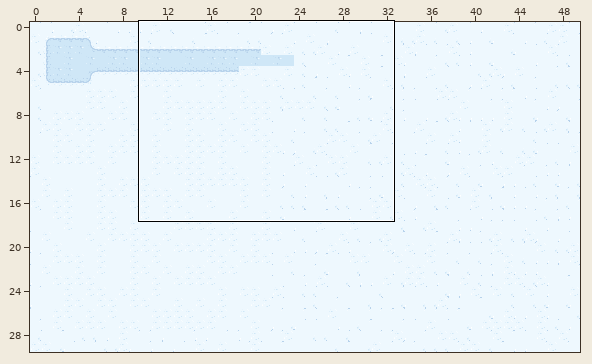
Level history. Tiled map (JSON): src/renderer/public/tiled/map_3.json. The first picture is a wide view before the edit; the outline marks the close-up.
Close-up. As it was:
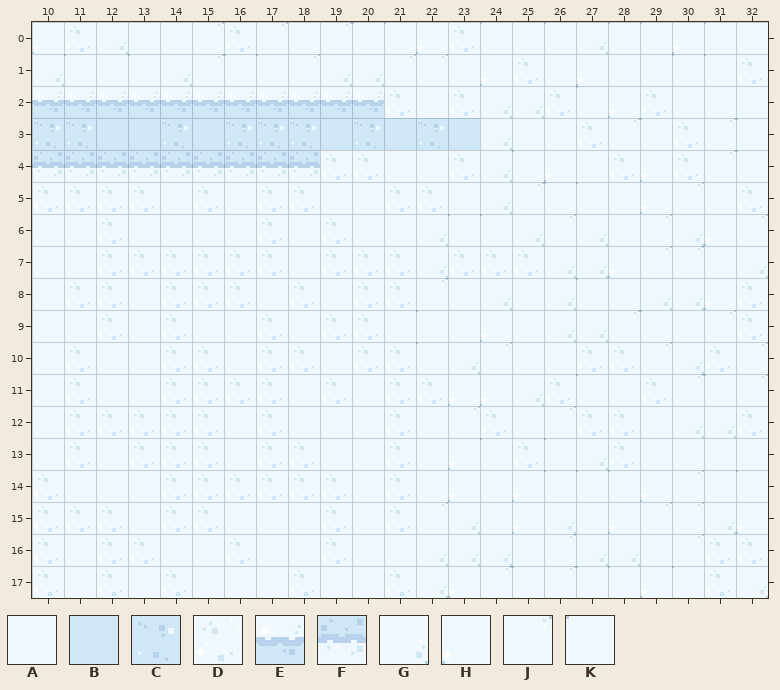
Cells are 16x16 px. Shown: x 10..32, y 0..17.
Key: from "tiny_ski": A 0, B 2, C 3, D 5, E 6, F 7, G 13, H 16, J 49, K 52.
_ is an empty cell.
Layers that did not change in this view are not listed.
Layer "bg" before, first column x 10:
 0 HDGAAJDJAJKKHDKAKGKKHKA
 1 GKAKGJKKJGGJJAHDAHAAKKD
 2 EEEEEEEEEEEDADGGDKHDAAA
 3 CCBBCBCCCBCBCBGAADJKDJK
 4 FFFFFFFFFDDAADGKHADHDJK
 5 DDDDADADDAADDAGJKKAHJAD
 6 AADAAAADADAAGKKGJGAJGHJ
 7 AADDDDDDADDDGDDDGGHJJAG
 8 ADDADDDADADDJAGAGKAGGHD
 9 AADADAADADDAKAHAGGJKAJD
10 ADAADDADDADDKGJAADDJGDJ
11 ADAADDDDADADDHHGDKADJKJ
12 ADDDDDADAAADAJDAJDDAGGD
13 ADADDDADDAADAHKDKGDAAAA
14 DAAADDDDDDADAHAHKKKHJAK
15 DDDADDAAADADJGAHGAHJJGH
16 DADDAADAADAAGGGAJGGAJDD
17 DADADAAADAADGHJKJKKHKDG
Now the later version:
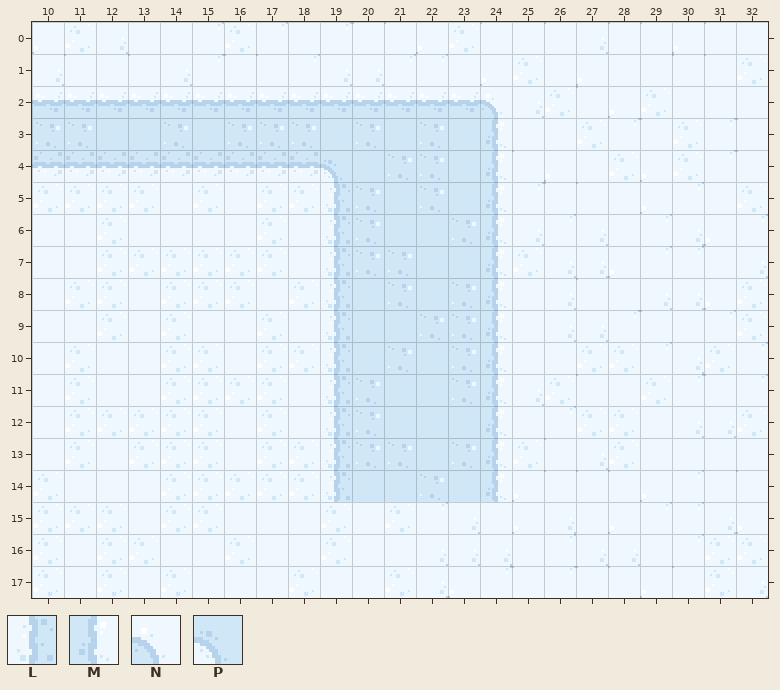
Further tiles: from "tiny_ski": L 1, M 4, N 65, P 73.
Diff:
Changed rows in their new state; . is an unchanged cell.
Layer "bg":
first column x 19:
 2 ..EEEN
 3 .....M
 4 PBCCBM
 5 LCBCBM
 6 LCBBCM
 7 LCCBBM
 8 LBCBCM
 9 LBBCCM
10 LBCBCM
11 LCBBCM
12 LCBBBM
13 LCCBCM
14 LBBCBM
Boxes around the changes in both close-ups, in picture pixels (x1, y1, x2, y2):
changed: (320, 88, 512, 502)
